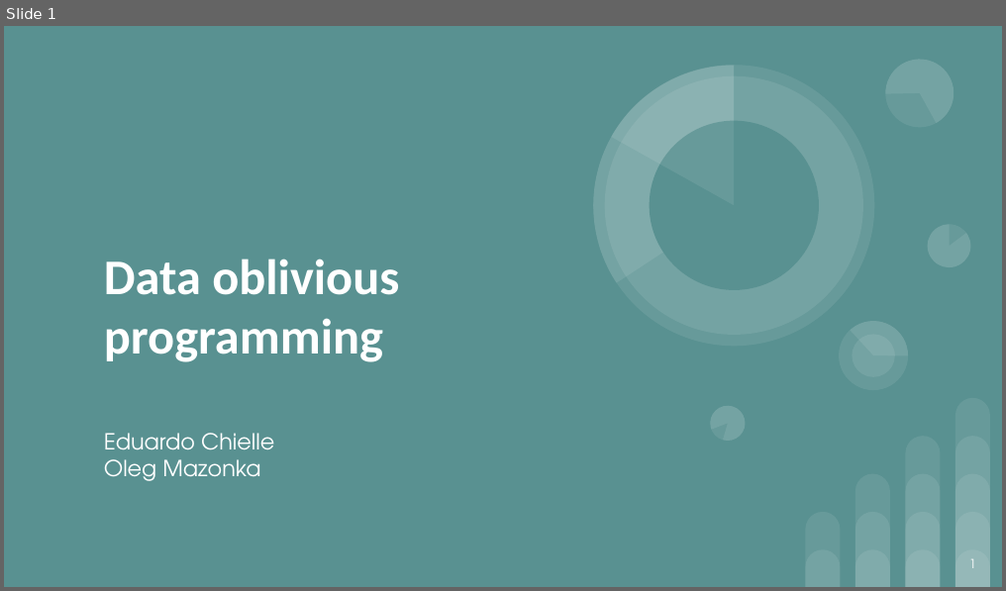
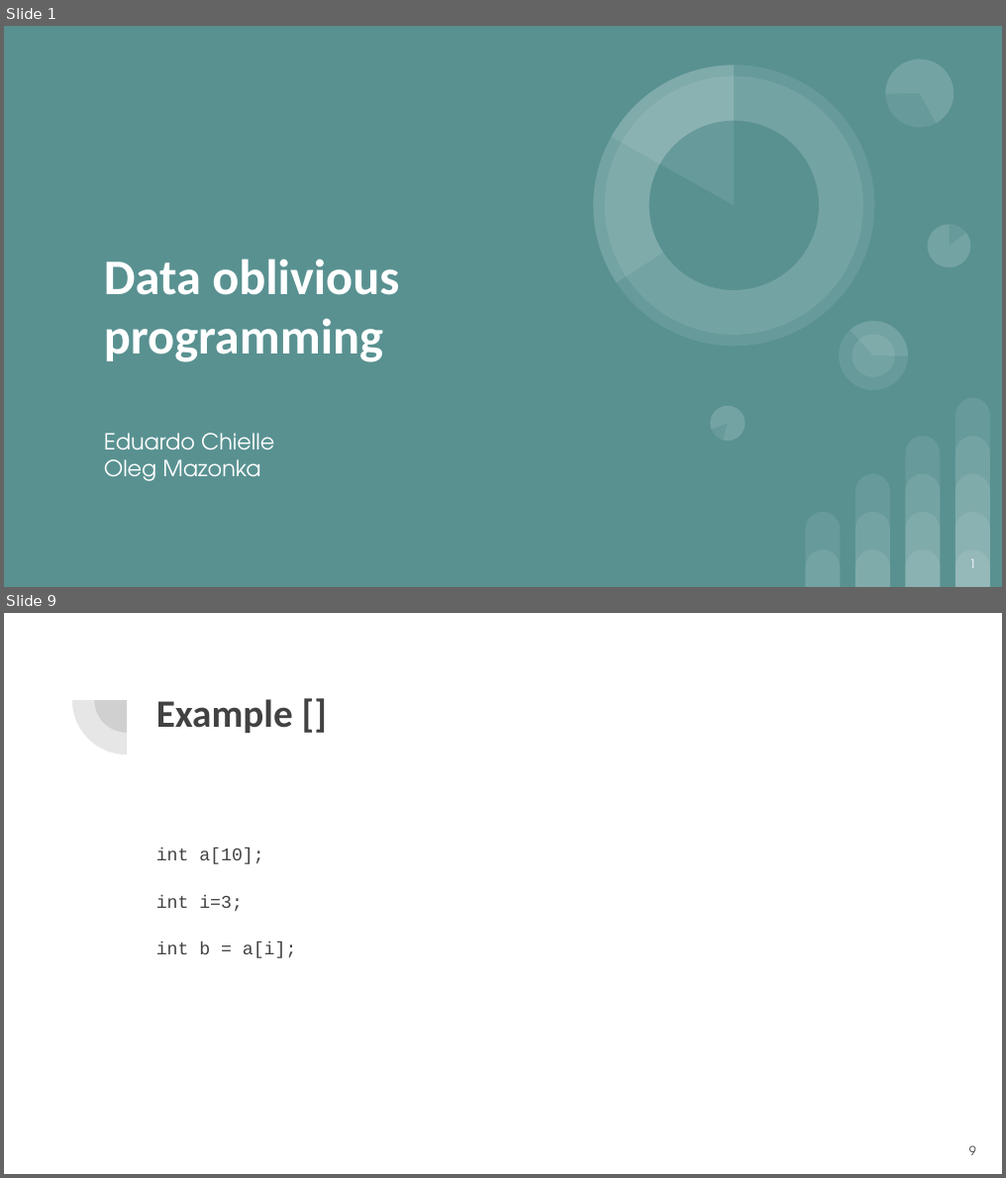
Before and after one commit to momalab/e3, a slide deck: tutorials/dop/Data_Oblivious_Programming.pptx. Shown one above the other, each under a label of ours: slide 1 before the commit, slides 1 and 9 after it; the slides between them are not shown. The pictures are 1006x591 and 1006x1178 pixels, drawn with LibreOffice and Linux fonts; fonts in the diff are those of the drawing. Boxes give left, top, right and bottom in pixels: in the first picture for what was removed or moved away, otherwise in the second. Text is boxed around its words. In the diff, an @@ line names an element or a change of style, - is before the commit and + after.

```diff
--- a/tutorials/dop/Data_Oblivious_Programming.pptx
+++ b/tutorials/dop/Data_Oblivious_Programming.pptx
@@ slide 9 added at [4, 613, 1002, 1174], background #FFFFFF @@
@@ pie slice (boxed as its full ellipse) added at [72, 646, 180, 755], fill #424242 at 13% opacity @@
@@ pie slice (boxed as its full ellipse) added at [95, 667, 159, 733], fill #424242 at 13% opacity @@
@@ title added at [156, 699, 293, 733], 28 pt, text #424242, bold @@
+Example []
@@ text added at [156, 849, 297, 959], 13 pt, text #424242 @@
+int a[10];
+int i=3;
+int b = a[i];
@@ page number added at [969, 1146, 976, 1156], 9 pt, text #424242 @@
+9
```
Also in this commit, not shown: 9 slides changed, 3 other slides added, 10 other files.
